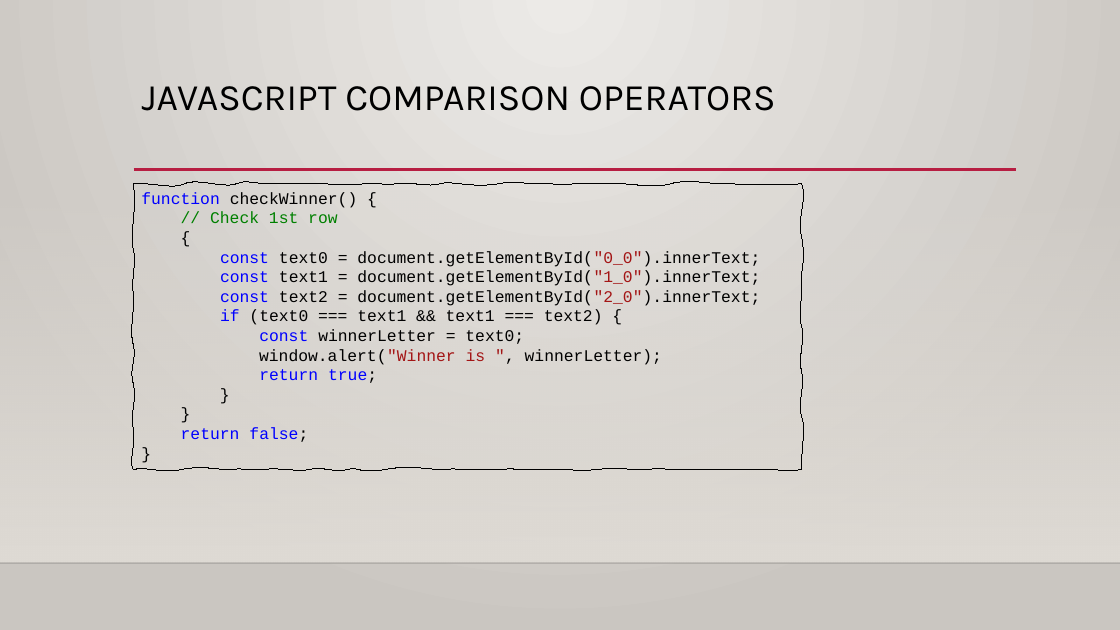
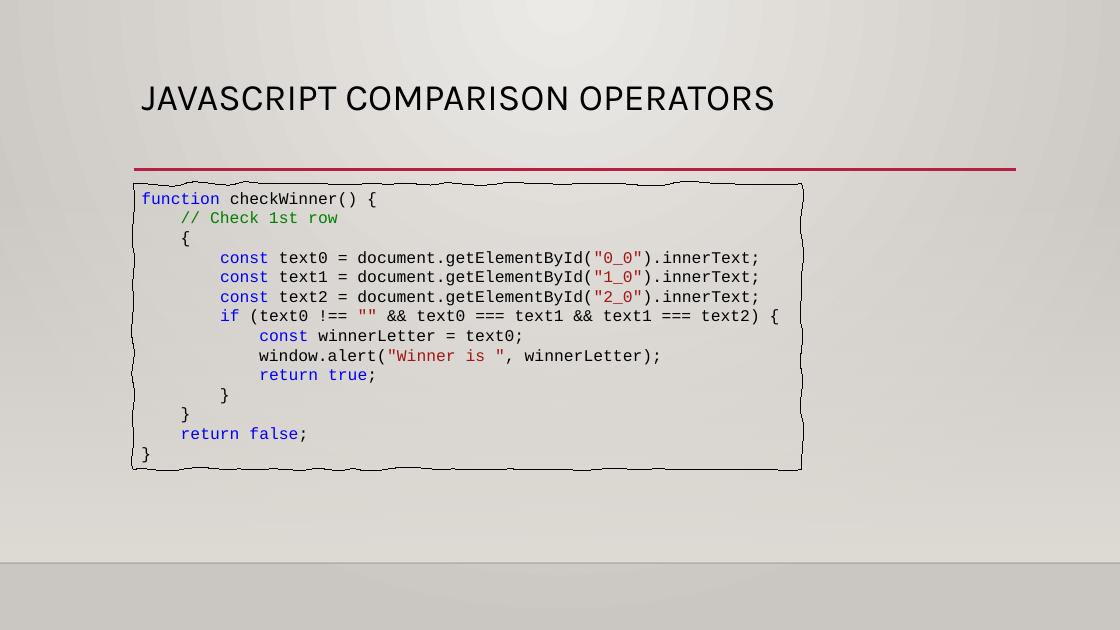
Before and after one commit to renyongfu/BuildingWebGames, a slide deck: slide 12 of Presentation/Week5/Build Web Games-5.pptx. Drawn at 1120x630 pixels with LibreOffice and Linux fonts; fonts in the diff are those of the drawing; background and template pictures are left out. Boxes give left, top, right and bottom in pixels: in the first picture for what was removed or moved away, otherwise in the second. Text is boxed around its words. In the diff, an @@ line names an element or a change of style, - is before the commit and + after.

```diff
--- a/Presentation/Week5/Build Web Games-5.pptx
+++ b/Presentation/Week5/Build Web Games-5.pptx
@@ text in freeform shape at [220,309,760,325]: text changed @@
-if (text0 === text1 && text1 === text2) {
+if (text0 !== "" && text0 === text1 && text1 === text2) {
```
Also in this commit, not shown: 2 other slides changed.
